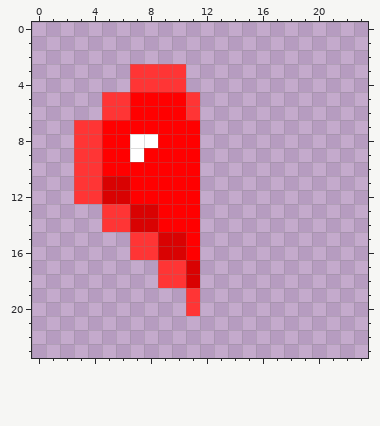
Pixel-art sprite -- public/dist/hw3_assets/sprites/half_heart.png. The first picture shows the starting point.
The file is 24x24 pixels.
Now the later version:
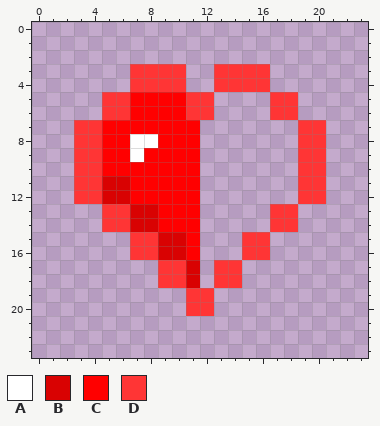
Palette (. is transparent): A #ffffff  B #d90202  C #ff0000  D #ff3535
The exact change:
@@ x 10..22 @@
  2 .............
- 3 D............
- 4 D............
- 5 CD...........
- 6 CD...........
- 7 CC...........
- 8 CC...........
- 9 CC...........
-10 CC...........
-11 CC...........
-12 CC...........
-13 CC...........
-14 CC...........
-15 BC...........
-16 BC...........
-17 DB...........
-18 DB...........
-19 .D...........
-20 .D...........
+ 3 D..DDDD......
+ 4 D..DDDD......
+ 5 CDD....DD....
+ 6 CDD....DD....
+ 7 CC.......DD..
+ 8 CC.......DD..
+ 9 CC.......DD..
+10 CC.......DD..
+11 CC.......DD..
+12 CC.......DD..
+13 CC.....DD....
+14 CC.....DD....
+15 BC...DD......
+16 BC...DD......
+17 DB.DD........
+18 DB.DD........
+19 .DD..........
+20 .DD..........
 21 .............
Where, in picture pixels (left, top, right, bottom), the same in both pictures:
added: (200, 64, 326, 316)
